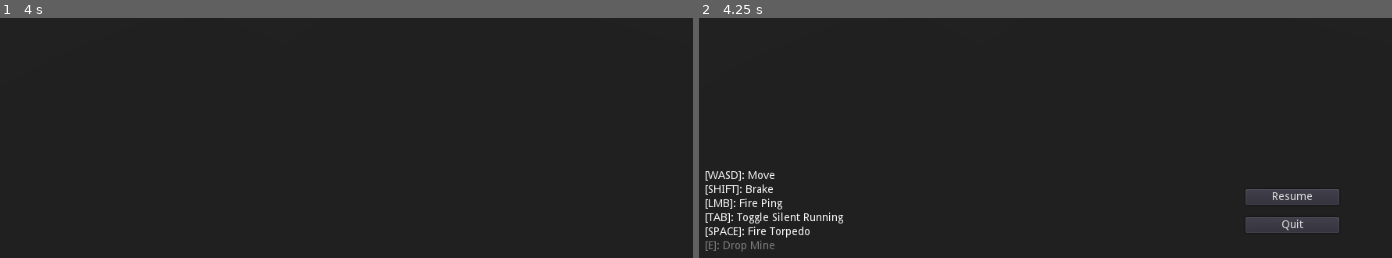
Above: before the commit, frames 1-2 (left to right).
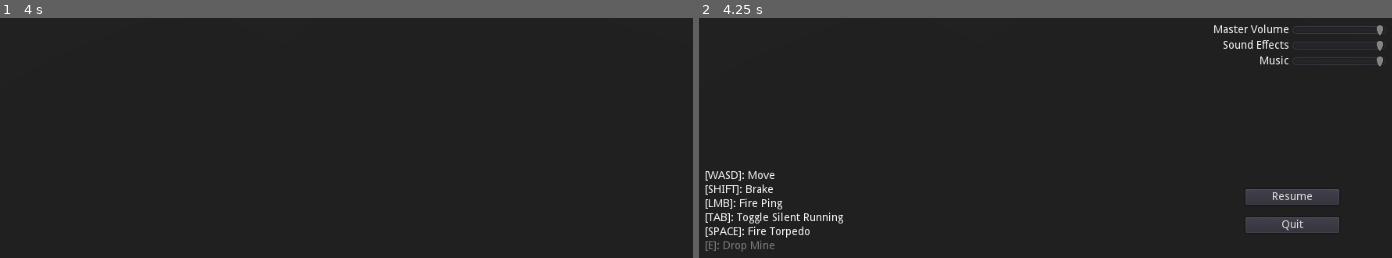
Above: after the commit, the same moments.

Repository: IMP1/silent-running-godot
Game: Godot game, scene res://scenes/Game.tscn
Same seed, same stepped clock (60 frames per second), same inputs: the game is played once before the commit and once after it. This scene is started directly instead of the project's main scene.
Inputs (mouse positions are in pixels of both pictures, inside the frame that each line leads up to):
- Up to frame 1 (4 s): tap Enter at 0.5, 2, 3.5 s; move the mouse to (512, 188) at 0.52 s; press the mouse at (512, 188) at 0.53 s; hold D (move_right) 0.53-1.28 s; tap Space (fire_torpedo) at 1.25, 1.35, 2.75 s; move the mouse to (173, 234) at 1.27 s; release the mouse at (173, 234) at 1.28 s; hold Shift (move_brake) 1.28-2.03 s; move the mouse to (415, 109) at 2.02 s; hold D (move_right) 2.03-2.78 s; hold Tab (toggle_silent_running) 2.03-2.78 s; move the mouse to (outside the picture) at 2.77 s; hold W (move_up) 2.78-3.53 s; tap E (use_secondary) at 2.85 s; move the mouse to (outside the picture) at 3.52 s; press the mouse at (outside the picture) at 3.53 s; hold A (move_left) from 3.53 s (still down)
- Up to frame 2 (4.25 s): keep holding A (move_left); tap Escape (open_menu) at 4.15 s

Frame 1 is identical in both runs. In frame 2, 0.7% of the frame differs, in the area x 74-99%, y 2-21%.
Error in both runs: Invalid get index '3' (on base: 'Array'). (res://Networking.gd:15)

Commit message:
Add audio settings

Diff:
--- /dev/null
+++ b/project/default_bus_layout.tres
@@ -0,0 +1,36 @@
+[gd_resource type="AudioBusLayout" load_steps=5 format=2]
+
+[sub_resource type="AudioEffectReverb" id=1]
+resource_name = "Reverb"
+
+[sub_resource type="AudioEffectHighPassFilter" id=3]
+resource_name = "HighPassFilter"
+
+[sub_resource type="AudioEffectLimiter" id=4]
+resource_name = "Limiter"
+
+[sub_resource type="AudioEffectPitchShift" id=5]
+resource_name = "PitchShift"
+pitch_scale = 0.5
+
+[resource]
+bus/1/name = "Music"
+bus/1/solo = false
+bus/1/mute = false
+bus/1/bypass_fx = false
+bus/1/volume_db = -4.00569
+bus/1/send = "Master"
+bus/1/effect/0/effect = SubResource( 1 )
+bus/1/effect/0/enabled = true
+bus/1/effect/1/effect = SubResource( 3 )
+bus/1/effect/1/enabled = true
+bus/1/effect/2/effect = SubResource( 4 )
+bus/1/effect/2/enabled = true
+bus/1/effect/3/effect = SubResource( 5 )
+bus/1/effect/3/enabled = true
+bus/2/name = "Sounds"
+bus/2/solo = false
+bus/2/mute = false
+bus/2/bypass_fx = false
+bus/2/volume_db = 0.0
+bus/2/send = "Master"
--- a/project/objects/Player.tscn
+++ b/project/objects/Player.tscn
@@ -49,6 +49,7 @@
 
 [node name="DamageAudio" type="AudioStreamPlayer2D" parent="."]
 stream = ExtResource( 3 )
+bus = "Sounds"
 
 [node name="HUD" type="CanvasLayer" parent="."]
 
--- a/project/objects/Sound.tscn
+++ b/project/objects/Sound.tscn
@@ -115,6 +115,7 @@
 
 [node name="AudioStreamPlayer2D" type="AudioStreamPlayer2D" parent="."]
 stream = ExtResource( 2 )
+bus = "Sounds"
 
 [node name="Area2D" type="Area2D" parent="."]
 
--- a/project/scenes/Game.gd
+++ b/project/scenes/Game.gd
@@ -37,7 +37,7 @@
 func _ready():
 	get_tree().connect("server_disconnected", self, "_server_disconnected")
 	get_tree().connect("network_peer_disconnected", self, "_player_disconnected")
-	$CanvasLayer/ClientMenu.visible = false
+	$CanvasLayer/Menu.visible = false
 
 func _server_disconnected():
 	print("Lost server connection!\n")
@@ -53,7 +53,7 @@
 
 func _input(event):
 	if event.is_action_pressed("open_menu"):
-		$CanvasLayer/ClientMenu.visible = not $CanvasLayer/ClientMenu.visible
+		$CanvasLayer/Menu.visible = not $CanvasLayer/Menu.visible
 
 remotesync func add_torpedo(position, direction):
 	var torpedo = load("res://objects/Torpedo.tscn").instance()
--- a/project/scenes/Game.tscn
+++ b/project/scenes/Game.tscn
@@ -1,8 +1,9 @@
-[gd_scene load_steps=5 format=2]
+[gd_scene load_steps=6 format=2]
 
 [ext_resource path="res://fonts/CutiveMono-Regular.ttf" type="DynamicFontData" id=1]
 [ext_resource path="res://scenes/Game.gd" type="Script" id=2]
-[ext_resource path="res://scenes/Game_GUI.gd" type="Script" id=3]
+[ext_resource path="res://audio/cinematic-space-drone.ogg" type="AudioStream" id=3]
+[ext_resource path="res://scenes/GameMenu.gd" type="Script" id=4]
 
 [sub_resource type="DynamicFont" id=1]
 size = 32
@@ -61,12 +62,17 @@
 
 [node name="Pings" type="Node2D" parent="."]
 
+[node name="MusicPlayer" type="AudioStreamPlayer" parent="."]
+stream = ExtResource( 3 )
+autoplay = true
+bus = "Music"
+
 [node name="CanvasLayer" type="CanvasLayer" parent="."]
 
 [node name="GUI" type="Control" parent="CanvasLayer"]
 anchor_right = 1.0
 anchor_bottom = 1.0
-script = ExtResource( 3 )
+mouse_filter = 2
 __meta__ = {
 "_edit_use_anchors_": false
 }
@@ -86,15 +92,16 @@
 "_edit_use_anchors_": false
 }
 
-[node name="ClientMenu" type="Control" parent="CanvasLayer"]
+[node name="Menu" type="Control" parent="CanvasLayer"]
 anchor_right = 1.0
 anchor_bottom = 1.0
 mouse_filter = 2
-__meta__ = {
-"_edit_use_anchors_": false
-}
-
-[node name="Buttons" type="VBoxContainer" parent="CanvasLayer/ClientMenu"]
+script = ExtResource( 4 )
+__meta__ = {
+"_edit_use_anchors_": false
+}
+
+[node name="Buttons" type="VBoxContainer" parent="CanvasLayer/Menu"]
 anchor_left = 1.0
 anchor_top = 0.5
 anchor_right = 1.0
@@ -111,19 +118,19 @@
 "_edit_use_anchors_": false
 }
 
-[node name="Resume" type="Button" parent="CanvasLayer/ClientMenu/Buttons"]
+[node name="Resume" type="Button" parent="CanvasLayer/Menu/Buttons"]
 margin_top = 272.0
 margin_right = 120.0
 margin_bottom = 292.0
 text = "Resume"
 
-[node name="Quit" type="Button" parent="CanvasLayer/ClientMenu/Buttons"]
+[node name="Quit" type="Button" parent="CanvasLayer/Menu/Buttons"]
 margin_top = 308.0
 margin_right = 120.0
 margin_bottom = 328.0
 text = "Quit"
 
-[node name="Controls" type="VBoxContainer" parent="CanvasLayer/ClientMenu"]
+[node name="Controls" type="VBoxContainer" parent="CanvasLayer/Menu"]
 anchor_top = 0.5
 anchor_bottom = 0.5
 margin_left = 120.0
@@ -138,7 +145,7 @@
 "_edit_use_anchors_": false
 }
 
-[node name="Movement" type="Label" parent="CanvasLayer/ClientMenu/Controls"]
+[node name="Movement" type="Label" parent="CanvasLayer/Menu/Controls"]
 margin_right = 177.0
 margin_bottom = 14.0
 text = "[WASD]: Move"
@@ -146,7 +153,7 @@
 "_edit_use_anchors_": false
 }
 
-[node name="Brake" type="Label" parent="CanvasLayer/ClientMenu/Controls"]
+[node name="Brake" type="Label" parent="CanvasLayer/Menu/Controls"]
 margin_top = 18.0
 margin_right = 177.0
 margin_bottom = 32.0
@@ -155,19 +162,19 @@
 "_edit_use_anchors_": false
 }
 
-[node name="Ping" type="Label" parent="CanvasLayer/ClientMenu/Controls"]
+[node name="Ping" type="Label" parent="CanvasLayer/Menu/Controls"]
 margin_top = 36.0
 margin_right = 177.0
 margin_bottom = 50.0
 text = "[LMB]: Fire Ping"
 
-[node name="SilentRunning" type="Label" parent="CanvasLayer/ClientMenu/Controls"]
+[node name="SilentRunning" type="Label" parent="CanvasLayer/Menu/Controls"]
 margin_top = 54.0
 margin_right = 177.0
 margin_bottom = 68.0
 text = "[TAB]: Toggle Silent Running"
 
-[node name="Torpedo" type="Label" parent="CanvasLayer/ClientMenu/Controls"]
+[node name="Torpedo" type="Label" parent="CanvasLayer/Menu/Controls"]
 margin_top = 72.0
 margin_right = 177.0
 margin_bottom = 86.0
@@ -176,7 +183,7 @@
 "_edit_use_anchors_": false
 }
 
-[node name="Mine" type="Label" parent="CanvasLayer/ClientMenu/Controls"]
+[node name="Mine" type="Label" parent="CanvasLayer/Menu/Controls"]
 margin_top = 90.0
 margin_right = 177.0
 margin_bottom = 104.0
@@ -186,5 +193,83 @@
 "_edit_use_anchors_": false
 }
 
-[connection signal="pressed" from="CanvasLayer/ClientMenu/Buttons/Resume" to="CanvasLayer/GUI" method="_on_Resume"]
-[connection signal="pressed" from="CanvasLayer/ClientMenu/Buttons/Quit" to="CanvasLayer/GUI" method="_on_Quit"]
+[node name="Settings" type="VBoxContainer" parent="CanvasLayer/Menu"]
+anchor_left = 1.0
+anchor_right = 1.0
+margin_top = 60.0
+margin_right = -60.0
+grow_horizontal = 0
+alignment = 1
+__meta__ = {
+"_edit_use_anchors_": false
+}
+
+[node name="MasterVolume" type="HBoxContainer" parent="CanvasLayer/Menu/Settings"]
+margin_right = 221.0
+margin_bottom = 16.0
+grow_horizontal = 2
+alignment = 2
+
+[node name="Label" type="Label" parent="CanvasLayer/Menu/Settings/MasterVolume"]
+margin_top = 1.0
+margin_right = 97.0
+margin_bottom = 15.0
+text = "Master Volume"
+align = 2
+
+[node name="Slider" type="HSlider" parent="CanvasLayer/Menu/Settings/MasterVolume"]
+margin_left = 101.0
+margin_right = 221.0
+margin_bottom = 16.0
+rect_min_size = Vector2( 120, 0 )
+value = 100.0
+
+[node name="SoundVolume" type="HBoxContainer" parent="CanvasLayer/Menu/Settings"]
+margin_top = 20.0
+margin_right = 221.0
+margin_bottom = 36.0
+grow_horizontal = 2
+alignment = 2
+
+[node name="Label" type="Label" parent="CanvasLayer/Menu/Settings/SoundVolume"]
+margin_left = 12.0
+margin_top = 1.0
+margin_right = 97.0
+margin_bottom = 15.0
+text = "Sound Effects"
+align = 2
+
+[node name="Slider" type="HSlider" parent="CanvasLayer/Menu/Settings/SoundVolume"]
+margin_left = 101.0
+margin_right = 221.0
+margin_bottom = 16.0
+rect_min_size = Vector2( 120, 0 )
+value = 100.0
+
+[node name="MusicVolume" type="HBoxContainer" parent="CanvasLayer/Menu/Settings"]
+margin_top = 40.0
+margin_right = 221.0
+margin_bottom = 56.0
+grow_horizontal = 2
+alignment = 2
+
+[node name="Label" type="Label" parent="CanvasLayer/Menu/Settings/MusicVolume"]
+margin_left = 59.0
+margin_top = 1.0
+margin_right = 97.0
+margin_bottom = 15.0
+text = "Music"
+align = 2
+
+[node name="Slider" type="HSlider" parent="CanvasLayer/Menu/Settings/MusicVolume"]
+margin_left = 101.0
+margin_right = 221.0
+margin_bottom = 16.0
+rect_min_size = Vector2( 120, 0 )
+value = 100.0
+
+[connection signal="pressed" from="CanvasLayer/Menu/Buttons/Resume" to="CanvasLayer/Menu" method="_on_Resume"]
+[connection signal="pressed" from="CanvasLayer/Menu/Buttons/Quit" to="CanvasLayer/Menu" method="_on_Quit"]
+[connection signal="value_changed" from="CanvasLayer/Menu/Settings/MasterVolume/Slider" to="CanvasLayer/Menu" method="_on_MasterVolume_changed"]
+[connection signal="value_changed" from="CanvasLayer/Menu/Settings/SoundVolume/Slider" to="CanvasLayer/Menu" method="_on_SoundVolume_changed"]
+[connection signal="value_changed" from="CanvasLayer/Menu/Settings/MusicVolume/Slider" to="CanvasLayer/Menu" method="_on_MusicVolume_changed"]
--- /dev/null
+++ b/project/scenes/GameMenu.gd
@@ -0,0 +1,23 @@
+extends Control
+
+func _ready():
+	visible = false
+
+func _on_Resume():
+	visible = false
+
+func _on_Quit():
+	# TODO: Close game. Disconnect from server? Back to Lobby
+	pass # Replace with function body.
+
+func _on_MasterVolume_changed(value):
+	var db = linear2db(value / 100)
+	AudioServer.set_bus_volume_db(AudioServer.get_bus_index("Master"), db)
+
+func _on_SoundVolume_changed(value):
+	var db = linear2db(value / 100)
+	AudioServer.set_bus_volume_db(AudioServer.get_bus_index("Sounds"), db)
+
+func _on_MusicVolume_changed(value):
+	var db = linear2db(value / 100)
+	AudioServer.set_bus_volume_db(AudioServer.get_bus_index("Music"), db)
--- a/project/scenes/Game_GUI.gd
+++ /dev/null
@@ -1,13 +0,0 @@
-extends Control
-
-func _ready():
-	visible = false
-
-func _on_Resume():
-	print("Resuming")
-	$"../ClientMenu".visible = false
-
-func _on_Quit():
-	pass # Replace with function body.
-	# TODO: I guess send to server that this player left
-	# TODO: Server can count that as a loss, but maybe there's a difference
Not shown, added: project/audio/cinematic-space-drone.ogg.import
Not shown, added: project/audio/cinematic-space-drone.ogg
